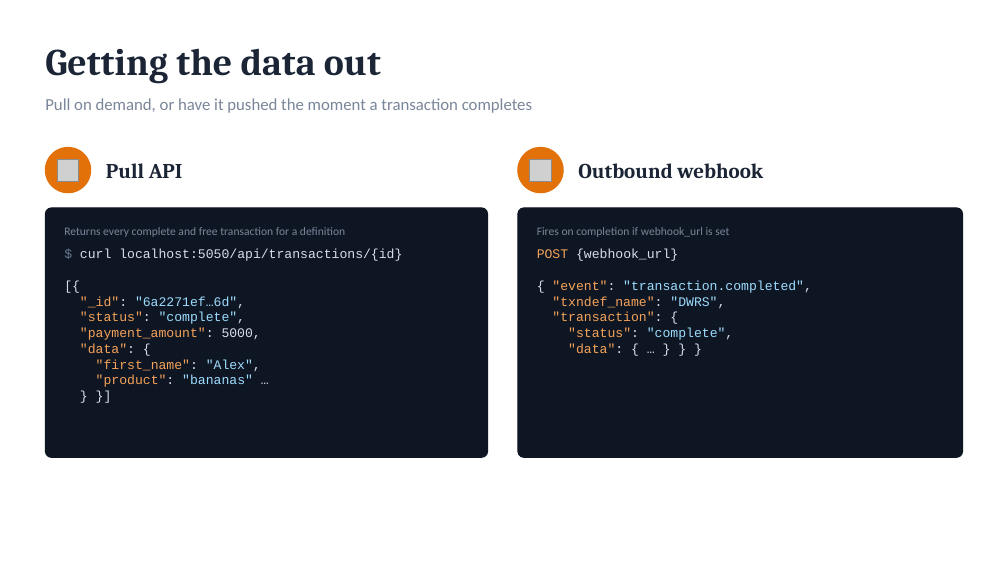
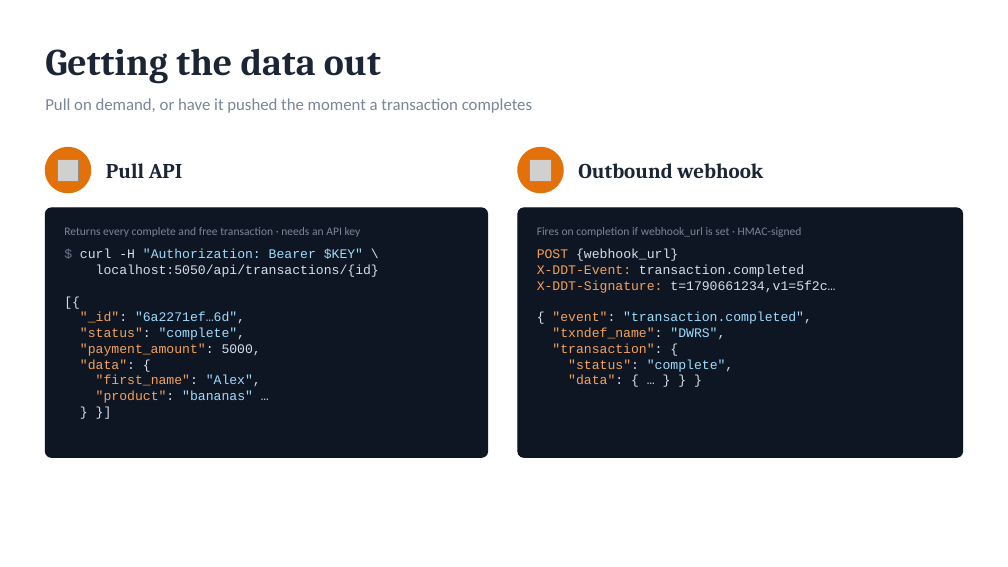
Before and after one commit to ideapod/dd-transactions, a slide deck: slide 10 of dd-transactions-demo.pptx. Drawn at 1008x567 pixels with LibreOffice and Linux fonts; fonts in the diff are those of the drawing; grey boxes stand for pictures. Boxes give left, top, right and bottom in pixels: in the first picture for what was removed or moved away, otherwise in the second. Text is boxed around its words. In the diff, an @@ line names an element or a change of style, - is before the commit and + after.

```diff
--- a/dd-transactions-demo.pptx
+++ b/dd-transactions-demo.pptx
@@ text at box(64, 227, 361, 237): text changed @@
-Returns every complete and free transaction for a definition
+Returns every complete and free transaction · needs an API key
@@ text at box(537, 227, 802, 237): text changed @@
-Fires on completion if webhook_url is set
+Fires on completion if webhook_url is set · HMAC-signed
@@ text at box(80, 249, 379, 277): text changed @@
-$ curl localhost:5050/api/transactions/{id}
+$ curl -H "Authorization: Bearer $KEY" \
+localhost:5050/api/transactions/{id}
@@ text at box(537, 265, 835, 293): paragraphs added @@
+X-DDT-Event: transaction.completed
+X-DDT-Signature: t=1790661234,v1=5f2c…
```
Also in this commit, not shown: 5 other slides changed, 5 slides added.
